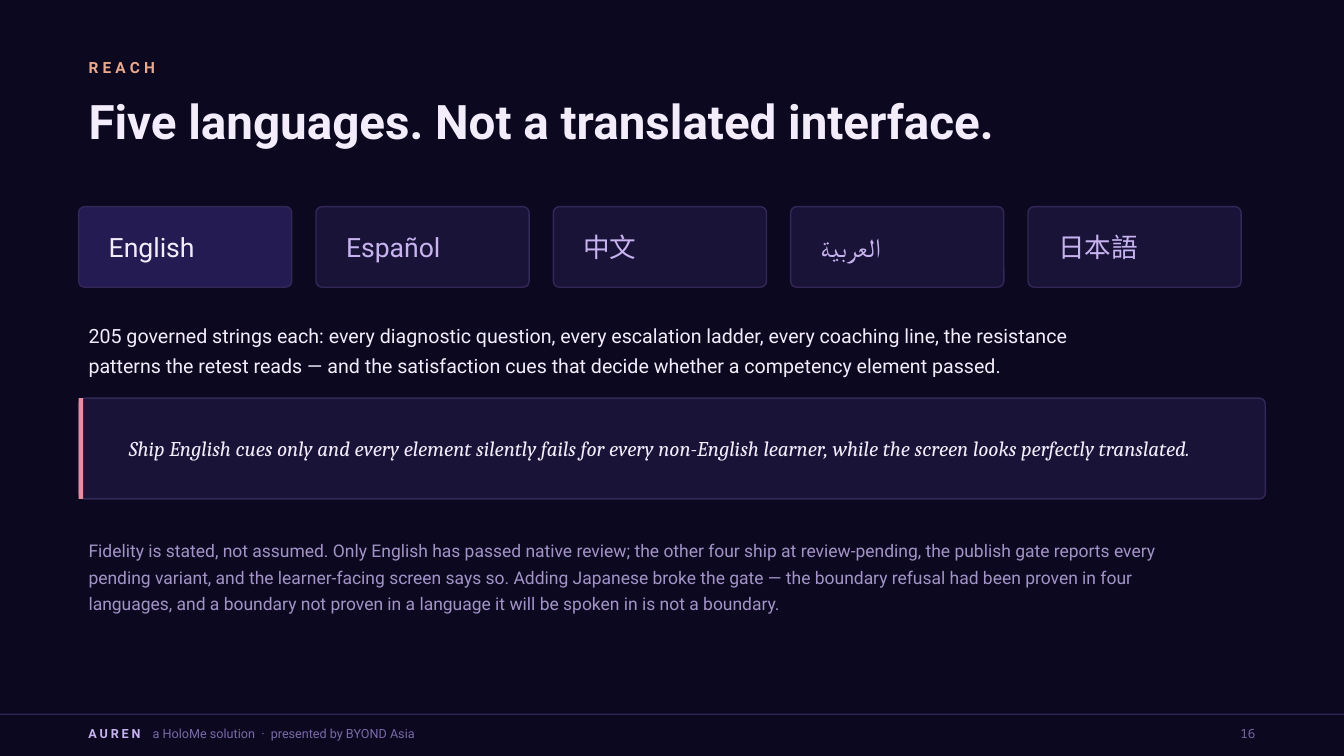
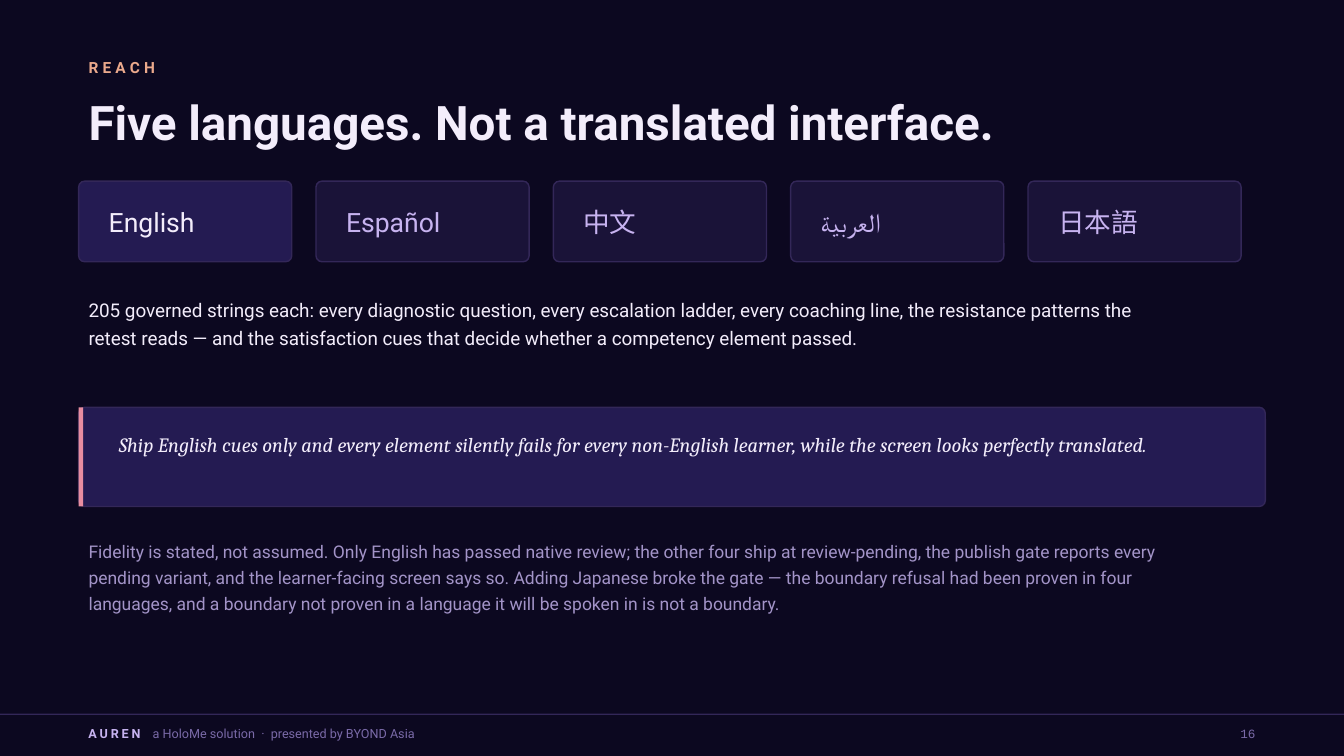
Before and after one commit to Fred-Byond/dengar, a slide deck: slide 17 of docs/AUREN-IOSCO-Pitch-Deck-HoloMe-v2.pptx. Drawn at 1344x756 pixels with LibreOffice and Linux fonts; fonts in the diff are those of the drawing. Boxes give left, top, right and bottom in pixels: in the first picture for what was removed or moved away, otherwise in the second. Text is boxed around its words. In the diff, an @@ line names an element or a change of style, - is before the commit and + after.

```diff
--- a/docs/AUREN-IOSCO-Pitch-Deck-HoloMe-v2.pptx
+++ b/docs/AUREN-IOSCO-Pitch-Deck-HoloMe-v2.pptx
@@ text "English": place and size @@
-text "English" at (109, 237, 195, 263)
+text "English" at (109, 212, 195, 238)
@@ text "Español": place and size @@
-text "Español" at (346, 237, 440, 263)
+text "Español" at (346, 212, 440, 238)
@@ text "中文": place and size @@
-text "中文" at (583, 234, 636, 259)
+text "中文" at (583, 209, 636, 234)
@@ text "العربية": place and size @@
-text "العربية" at (821, 239, 881, 264)
+text "العربية" at (821, 214, 881, 239)
@@ 5 rounded rectangles: place and size @@
-5 rounded rectangles at (79, 207, 1241, 287)
+5 rounded rectangles at (79, 181, 1241, 262)
@@ text "日本語": place and size @@
-text "日本語" at (1058, 234, 1138, 259)
+text "日本語" at (1058, 209, 1138, 234)
@@ text "205 governed strings each: every ...": place and size @@
-text "205 governed strings each: every ..." at (89, 328, 1067, 377)
+text "205 governed strings each: every ..." at (89, 303, 1132, 349)
@@ text "205 governed strings each: every ..." at (89, 303, 1132, 349): size 14 to 13.5 pt; line spacing 21pt to 20.2pt; vertical alignment middle to top @@
@@ rectangle: place and size @@
-rectangle at (79, 398, 83, 499)
+rectangle at (79, 407, 83, 506)
@@ rounded rectangle: place and size @@
-rounded rectangle at (79, 398, 1265, 499)
+rounded rectangle at (79, 407, 1265, 506)
@@ rounded rectangle at (79, 407, 1265, 506): fill #1A1338 to #241B52; proportions changed @@
@@ text "Ship English cues only and ...": place and size @@
-text "Ship English cues only and ..." at (129, 441, 1190, 461)
+text "Ship English cues only and ..." at (119, 438, 1146, 457)
@@ text "Ship English cues only and ..." at (119, 438, 1146, 457): size 15 to 14.5 pt; line spacing 1 to 21pt; vertical alignment middle to top @@
```
Also in this commit, not shown: 33 other slides changed, 11 other files.
